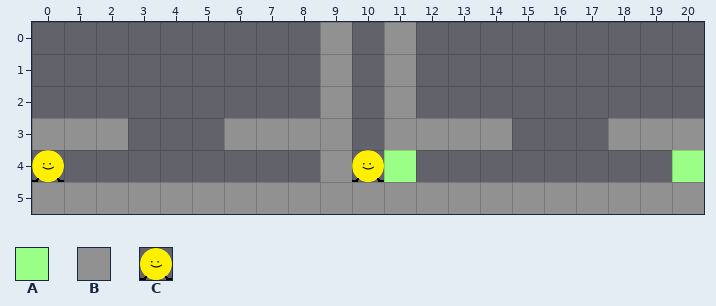
Level history. Tiled map: src/Hugh/Content/level2.tmx. The picture above is the old version.
Cells are 32x32 px. Shown: x 0..20, y 0..5.
Key: from "tilemap": A 1 "finish", B 2 "flatground", C 5 "player".
_ is an empty cell, # one hidden under a higher layer.
Layers that did not change in this view are not listed.
Layer "world1" before, first column x 0:
0 _____________________
1 _____________________
2 _____________________
3 BBB___BBB___BBB___BBB
4 C___________________A
5 BBBBBBBBB###BBBBBBBBB
Layer "world2" before, first column x 0:
0 _________B_B_________
1 _________B_B_________
2 _________B_B_________
3 _________B_B_________
4 _________BCA_________
5 _________BBB_________
After:
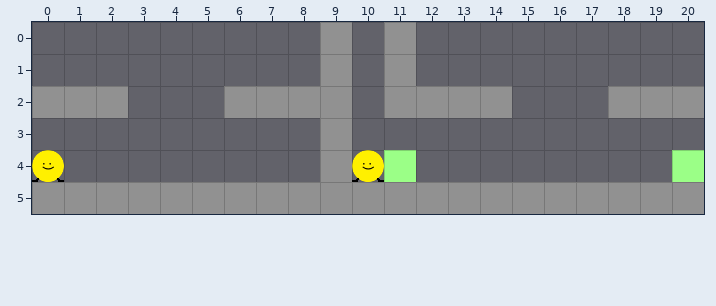
What changed:
{"where": "layer \"world1\""}
{"y":2,"x":0,"old":"___","new":"BBB"}
{"y":2,"x":6,"old":"___","new":"BBB"}
{"y":2,"x":12,"old":"___","new":"BBB"}
{"y":2,"x":18,"old":"___","new":"BBB"}
{"y":3,"x":0,"old":"BBB","new":"___"}
{"y":3,"x":6,"old":"BBB","new":"___"}
{"y":3,"x":12,"old":"BBB","new":"___"}
{"y":3,"x":18,"old":"BBB","new":"___"}
{"where": "layer \"world2\""}
{"y":3,"x":11,"old":"B","new":"_"}
{"label":"changed","picture_box":[32,86,128,150]}
{"label":"changed","picture_box":[224,86,320,150]}
{"label":"changed","picture_box":[384,86,512,150]}
{"label":"changed","picture_box":[608,86,704,150]}
